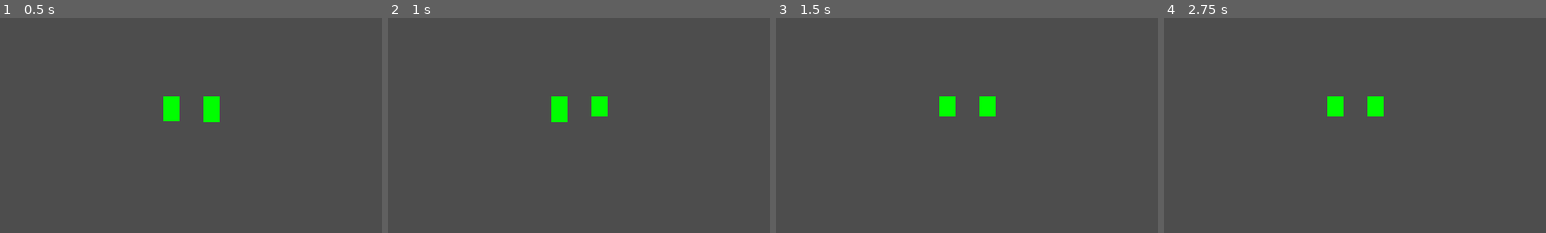
Above: before the commit, frames 1-4 (left to right).
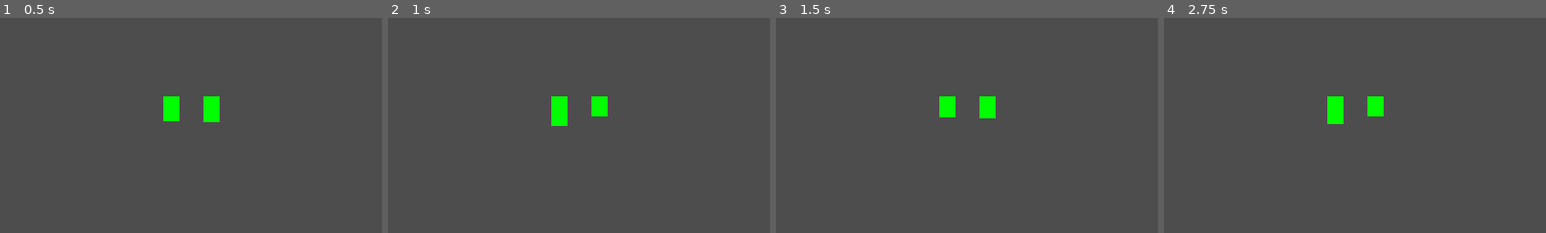
Above: after the commit, the same moments.

Repository: milksake/Slime
Game: Godot game, scene res://moco/moco.tscn
Two runs of this game, one before a commit and one after it. Both use one fixed random seed, a clock stepped at 60 frames per second and the inputs below.
Inputs (mouse positions are % of the whole screen's width and height, from its top left):
- Up to frame 1 (0.5 s): no input
- Up to frame 2 (1 s): tap Enter at 0.5 s; move the mouse to (72, 45) at 0.52 s; hold Right (ui_right) from 0.53 s (still down); hold D (limpiar_moco_der) from 0.53 s (still down); click (72, 45) at 0.67 s
- Up to frame 3 (1.5 s): tap Space at 1.25 s; move the mouse to (30, 55) at 1.27 s; release Right (ui_right) at 1.28 s; release D (limpiar_moco_der) at 1.28 s; hold A (limpiar_moco_izq) from 1.28 s (still down); click (30, 55) at 1.35 s
- Up to frame 4 (2.75 s): tap D (limpiar_moco_der) at 1.55 s; tap Enter at 2 s; move the mouse to (60, 28) at 2.02 s; release A (limpiar_moco_izq) at 2.03 s; hold Right (ui_right) from 2.03 s (still down); hold D (limpiar_moco_der) from 2.03 s (still down)
The pictures show only the part of the screen within x 18-68%, y 23-73%; the shares and areas given below are measured in that part.

Frame 1 is identical in both runs. In frame 2, less than 0.1% of the frame differs, in the area x 42-47%, y 48-51%; in frame 3, less than 0.1%; in frame 4, 0.2%, in the area x 42-47%, y 45-50%.

Commit message:
fix moco

Diff:
--- a/moco/moco.gd
+++ b/moco/moco.gd
@@ -41,16 +41,18 @@
 		moco_vel.emit(vel)
 		print("emitted ", vel)
 
-	if Input.is_action_pressed("limpiar_moco_izq") != \
-			Input.is_action_pressed("limpiar_moco_der"):
-		if Input.is_action_pressed("limpiar_moco_izq"):
-			actual_size_izq -= MOCO_VEL * delta
-			actual_size_izq = max(actual_size_izq, real_size)
-		else:
-			actual_size_der -= MOCO_VEL * delta
-			actual_size_der = max(actual_size_der, real_size)
+	if Input.is_action_pressed("limpiar_moco_izq") and \
+			!Input.is_action_pressed("limpiar_moco_der"):
+		actual_size_izq -= MOCO_VEL * delta
+		actual_size_izq = max(actual_size_izq, real_size)
 	else:
 		actual_size_izq += vel_izq * delta
+
+	if Input.is_action_pressed("limpiar_moco_der") and \
+			!Input.is_action_pressed("limpiar_moco_izq"):
+		actual_size_der -= MOCO_VEL * delta
+		actual_size_der = max(actual_size_der, real_size)
+	else:
 		actual_size_der += vel_der * delta
 
 	$izq.scale.y = actual_size_izq / real_size
Not shown, added: assets/cursor.png.import
Not shown, added: assets/mapa.png.import
